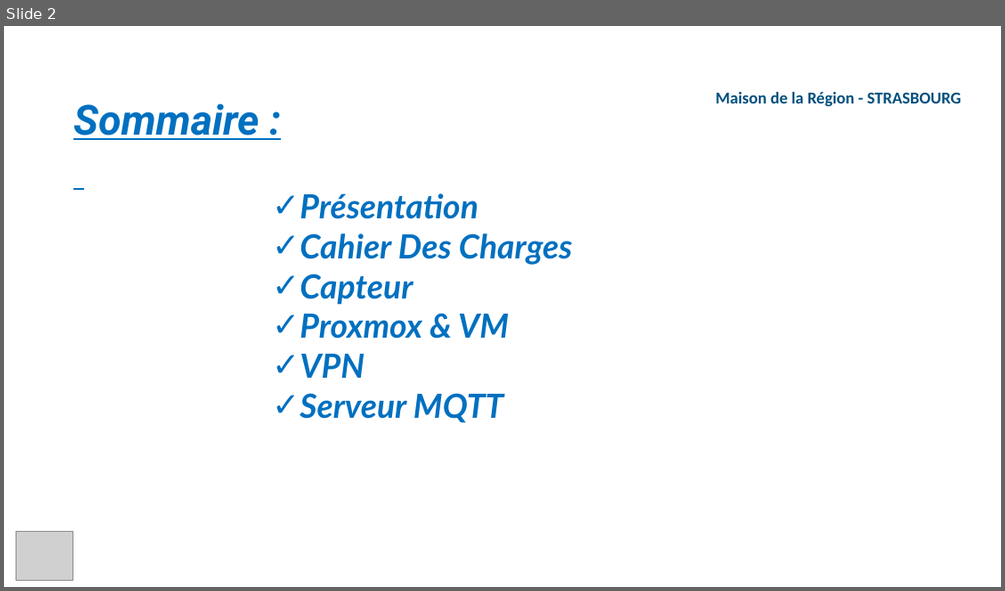
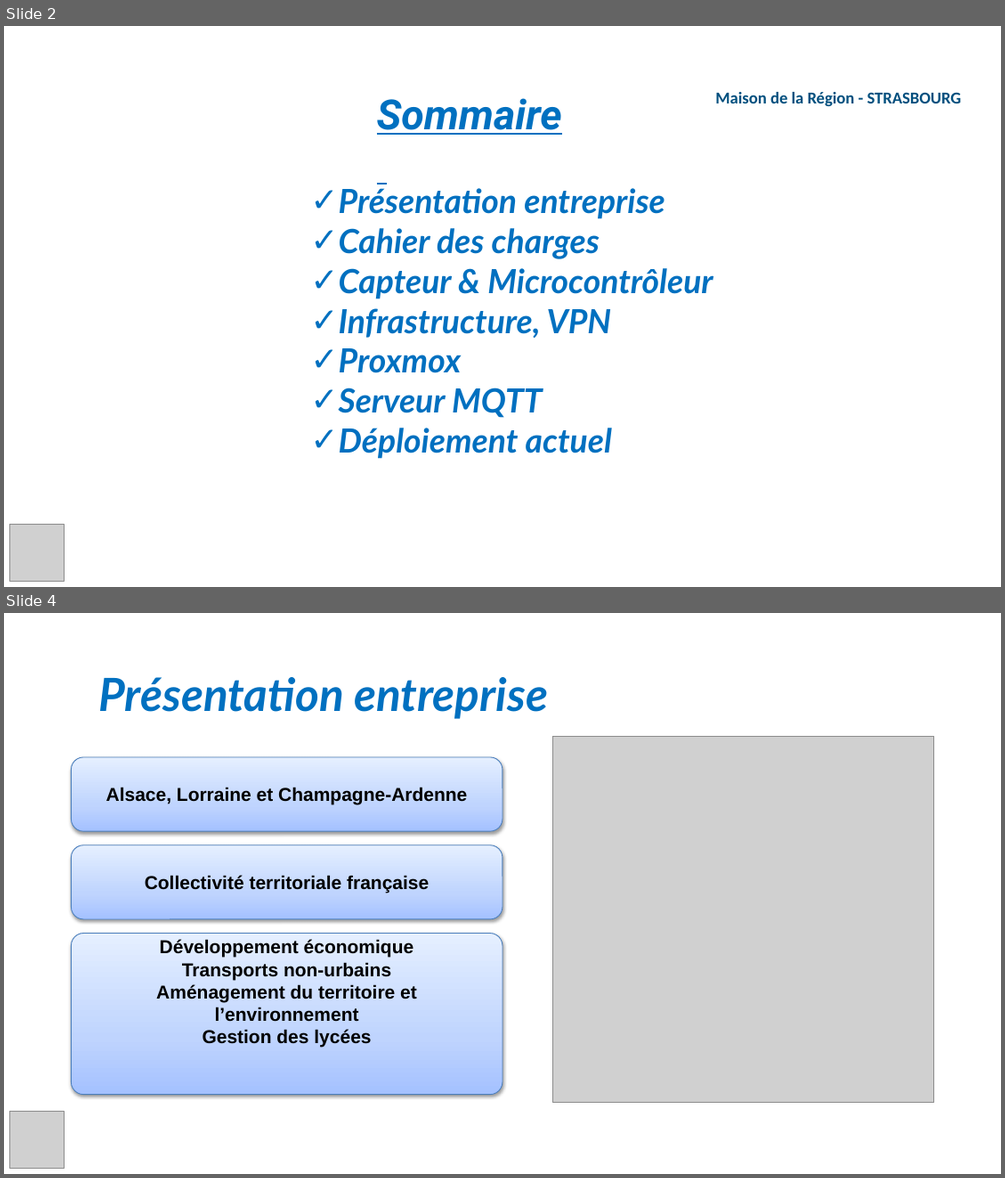
Before and after one commit to AnthonyKTTR67/projet, a slide deck: Rapport_&_Revue/Revue 2/Presentation_Revue_2_KETTERER_Anthony.pptx. Shown one above the other, each under a label of ours: slide 2 before the commit, slides 2 and 4 after it; the slides between them are not shown. The pictures are 1005x591 and 1005x1178 pixels, drawn with LibreOffice and Linux fonts; fonts in the diff are those of the drawing; grey boxes stand for pictures; background and template pictures are left out. Boxes give left, top, right and bottom in pixels: in the first picture for what was removed or moved away, otherwise in the second. Text is boxed around its words. In the diff, an @@ line names an element or a change of style, - is before the commit and + after.

```diff
--- a/Rapport_&_Revue/Revue 2/Presentation_Revue_2_KETTERER_Anthony.pptx
+++ b/Rapport_&_Revue/Revue 2/Presentation_Revue_2_KETTERER_Anthony.pptx
@@ slide 4 added at [4,613,1001,1174], background picture (left out) @@
@@ title added at [98,677,548,719], 44 pt, text #0070C0, bold, italic @@
+Présentation entreprise
@@ picture added at [553,737,934,1103] @@
@@ rounded rectangle added at [72,757,502,831], fill gradient #A4C4FF to #BFD4FF to #E6EEFF, outline #4B7EBC 0.75 pt, 18 pt, text #000000, bold @@
+Alsace, Lorraine et Champagne-Ardenne
@@ rounded rectangle added at [72,844,502,919], fill gradient #A4C4FF to #BFD4FF to #E6EEFF, outline #4B7EBC 0.75 pt, 18 pt, text #000000, bold @@
+Collectivité territoriale française
@@ rounded rectangle added at [72,933,502,1094], fill gradient #A4C4FF to #BFD4FF to #E6EEFF, outline #4B7EBC 0.75 pt, 18 pt, text #000000, bold @@
+Développement économique
+Transports non-urbains
+Aménagement du territoire et l’environnement
+Gestion des lycées
@@ picture added at [9,1111,64,1167] @@
@@ slide 2 changed as well @@
@@ text at [377,98,562,135]: text changed @@
-Sommaire :
+Sommaire
@@ text "Présentation entreprise": place and size @@
-text "Présentation entreprise" at [299,193,573,423]
+text "Présentation entreprise" at [339,188,712,459]
@@ text at [339,188,712,373]: text changed @@
-✓ Présentation
-✓ Cahier Des Charges
-✓ Capteur
-✓ Proxmox & VM
-✓ VPN
+✓ Présentation entreprise
+✓ Cahier des charges
+✓ Capteur & Microcontrôleur
+✓ Infrastructure, VPN
+✓ Proxmox
@@ text at [339,427,612,459]: paragraph added @@
+✓ Déploiement actuel
@@ picture: place and size @@
-picture at [16,532,73,580]
+picture at [9,524,64,580]
```
Also in this commit, not shown: 3 other slides changed, 16 other slides added, 19 slides removed, 20 other files.
